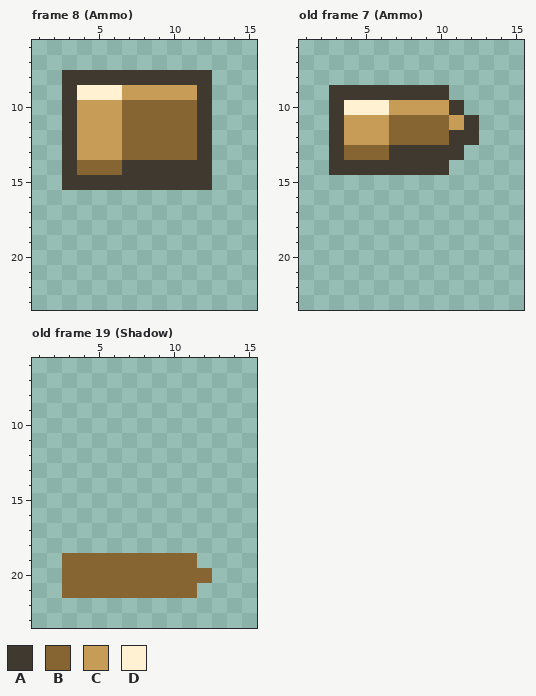
File history of a pixel-art file, assets/sprites/Player/StandardBullet.aseprite. That is the earlier state.
16x24 pixels, 19 frames. Shown: frame 8 (Ammo): x 1..15, y 6..23; old frame 7 (Ammo): x 1..15, y 6..23; old frame 19 (Shadow): x 1..15, y 6..23. The commit also changed other frames, which this record leaves out.
Visible layers, top first: "Layer 1", "Shadow".
Palette (. is transparent): A #40392f  B #876533  C #c79c56  D #fff1d2
Pixels before, frame 8 (Ammo), first column x 3:
 8 AAAAAAAAAA
 9 ADDDCCCCCA
10 ACCCBBBBBA
11 ACCCBBBBBA
12 ACCCBBBBBA
13 ACCCBBBBBA
14 ABBBAAAAAA
15 AAAAAAAAAA
Pixels before, old frame 7 (Ammo), first column x 3:
 9 AAAAAAAA..
10 ADDDCCCCA.
11 ACCCBBBBCA
12 ACCCBBBBAA
13 ABBBAAAAA.
14 AAAAAAAA..
Pixels before, old frame 19 (Shadow), first column x 3:
19 BBBBBBBBB.
20 BBBBBBBBBB
21 BBBBBBBBB.
The result:
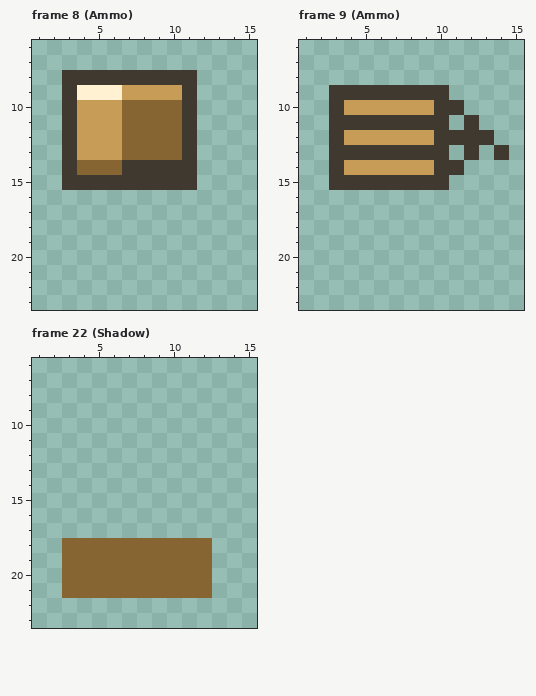
A new or re-ordered frame is compared with the old frame closest to it.
Difference:
{"change": "frames 19 -> 24"}
{"where": "frame 8 (Ammo), layer \"Layer 1\""}
{"frame":8,"y":8,"x":12,"old":"A","new":"."}
{"frame":8,"y":9,"x":11,"old":"CA","new":"A."}
{"frame":8,"y":10,"x":11,"old":"BA","new":"A."}
{"frame":8,"y":11,"x":11,"old":"BA","new":"A."}
{"frame":8,"y":12,"x":11,"old":"BA","new":"A."}
{"frame":8,"y":13,"x":11,"old":"BA","new":"A."}
{"frame":8,"y":14,"x":12,"old":"A","new":"."}
{"frame":8,"y":15,"x":12,"old":"A","new":"."}
{"where": "frame 9 (Ammo) is new; against old frame 7 (Ammo), layer \"Layer 1\""}
{"frame":9,"y":10,"x":4,"old":"DDD","new":"CCC"}
{"frame":9,"y":10,"x":10,"old":"C","new":"A"}
{"frame":9,"y":11,"x":4,"old":"CCCBBBBC","new":"AAAAAAA."}
{"frame":9,"y":12,"x":7,"old":"BBBB","new":"CCCA"}
{"frame":9,"y":12,"x":13,"old":".","new":"A"}
{"frame":9,"y":13,"x":4,"old":"BBB","new":"AAA"}
{"frame":9,"y":13,"x":11,"old":"A.","new":".A"}
{"frame":9,"y":13,"x":14,"old":".","new":"A"}
{"frame":9,"y":14,"x":4,"old":"AAAAAA","new":"CCCCCC"}
{"frame":9,"y":14,"x":11,"old":".","new":"A"}
{"frame":9,"y":15,"x":3,"old":"........","new":"AAAAAAAA"}
{"where": "frame 22 (Shadow) is new; against old frame 19 (Shadow), layer \"Shadow\""}
{"frame":22,"y":18,"x":3,"old":"..........","new":"BBBBBBBBBB"}
{"frame":22,"y":19,"x":12,"old":".","new":"B"}
{"frame":22,"y":21,"x":12,"old":".","new":"B"}
{"label":"changed","picture_box":[182,70,212,190]}
{"label":"changed","picture_box":[329,100,509,190]}
{"label":"added","picture_box":[62,538,212,598]}
